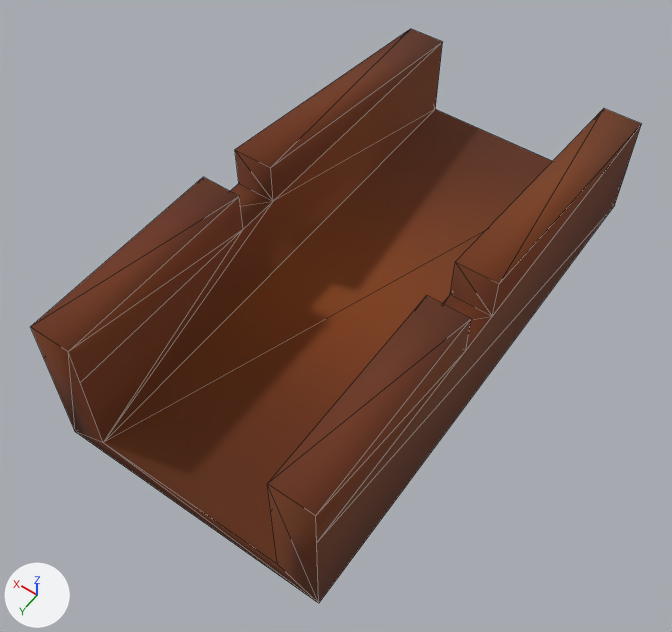
The OBJ model src/main/resources/assets/kitsumedievalcraft/models/cannon_mount.obj as it was, and as the next commit left it.
Camera for both pictures: a 50 mm lens placed at (-0.929, 1.318, 1.767), pointed at (0.0, 0.017, -0.278). The lights are fixed; the arrows at lower left show +X, +Y and +Z. Mesh edges are drawn as thin lines. Where no turn or scale is listed for an object, it has been applied to the vertices. Vertices at the same position are counted once.
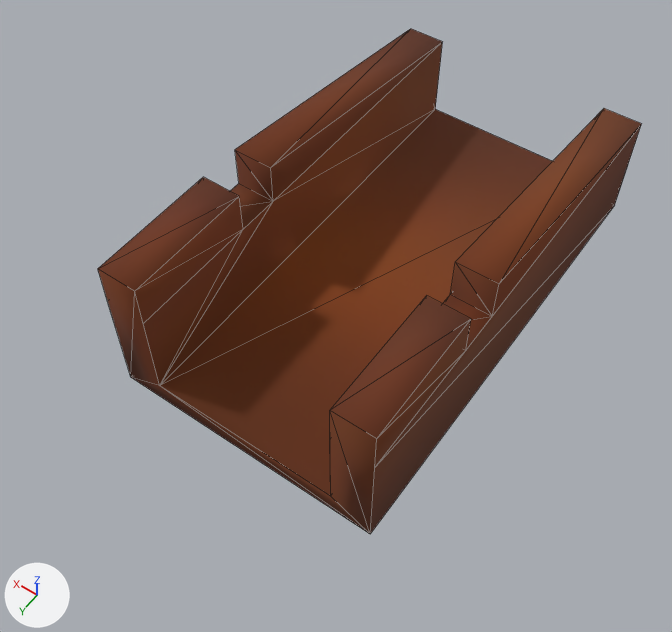
Commit message: cannon mods

Where the change shows, as pixel boxes [x1, y1, x2, y2] in the pictures (672 x 632 px; the box of a moved part takes in the faces that stretch with it):
'Cube', reshaped (11% narrower, 12% shorter)
    before: [31, 29, 641, 603]
    after: [98, 29, 641, 534]
part 1 of me_cube, moved or reshaped
    before: [31, 136, 633, 603]
    after: [98, 136, 633, 534]

Diff of the bpy script that builds the scene:
```diff
--- a/src/main/resources/assets/kitsumedievalcraft/models/cannon_mount.obj.py
+++ b/src/main/resources/assets/kitsumedievalcraft/models/cannon_mount.obj.py
@@ me_cube @@
 me_cube.from_pydata(...)  # 39 vertices, 60 faces; spans x -0.41..0.4, y -0.97..0.67, z -0.41..0.06
 # used by ob_cube; location = (0.0, 0.0, 0.0)
+# me_cube part 1: all 12 vertices in x -0.41..0.4, y 0.67, z -0.41..0.06 are moved by (0.0, -0.22, 0.0)
 me_cube.materials.append(mat_none)
```
